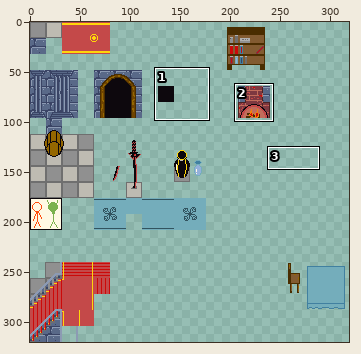
Two versions of one sprite sheet, Asset/Tiles/Mansion.png. Above: a wide view before the commit, with the close-up outlined.
Close-up. Before the commit:
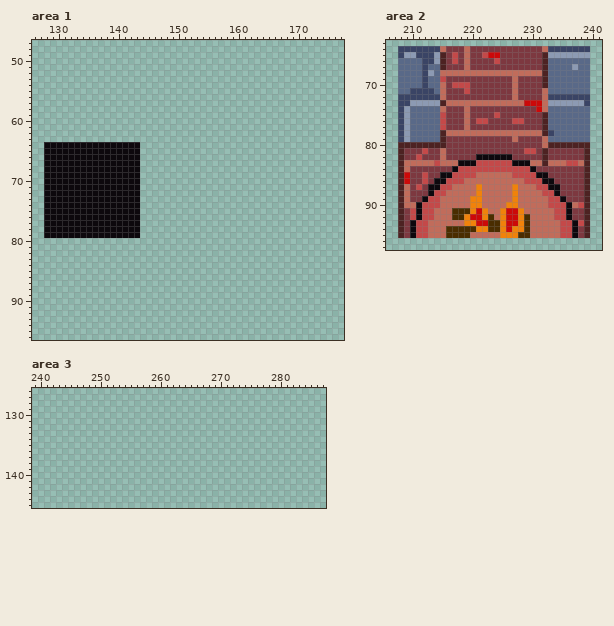
The file is 320x320 pixels. Colours within 5 levels of each other are drawn and written as one. Shown: area 1: x 126..177, y 47..96; area 2: x 206..241, y 63..97; area 3: x 239..287, y 126..145. The wide view leaves out empty margins. The commit also changed other parts of the picture, which this record leaves out.
Now the later version:
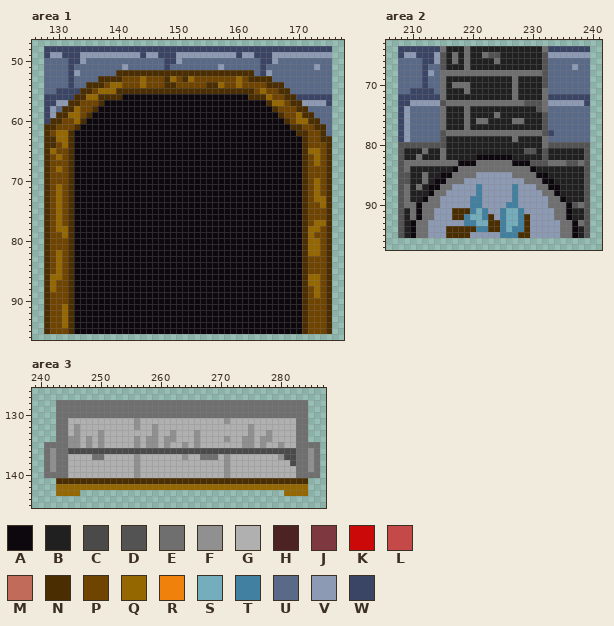
Palette (. is transparent): A #0d080d  B #202020  C #4a4a4a  D #535353  E #6f6f6f  F #909090  G #b0b0b0  H #4d2222  J #7d3840  K #cc0909  L #c44949  M #c16c5b  N #4a2d00  P #6f4400  Q #946700  R #f0820b  S #74adbb  T #4180a0  U #596988  V #8c9ab3  W #3a4465
Change:
Changed rows in their new state; - is an unchanged pixel.
Area 1:
first column x 128:
48 WWWWWWWWWWWWWWWWWWWWWWWWWWWWWWWWWWWWWWWWWWWWWWWW
49 WVVWWWVVVVVVVVVVWVVWWWVVVVVVVVVVWVVWWWVVVVVVVVVV
50 UUUUWWVUUUUUUUUUUUUUWWVUUUUUUUUUUUUUWWVUUUUUUUUU
51 UUUUWUUUUUUUUVUUUUUUWUUUUUUUUVUUUUUUWUUUUUUUUVUU
52 UUUUWVUUUUUUNNNNNNNNNNNNNNNNNNNNNNNUWVUUUUUUUUUU
53 UUUUWUUUUNNNNPPPQPPPNQPNQPPPPPPPQPNNNNUUUUUUUUUU
54 UUUUWUUNNNPQQPPPQPPPNNPPPPPNNQPPQPPPPNNNUUUUUUUU
55 UUWWWWNNPQQQNNNNNNNNNNNNNNNNNNNNNNNPQPPNNUUUUUUU
56 WWWWWNNQQNNNNAAAAAAAAAAAAAAAAAAAAANNNQPPNNWWWWWW
57 WWVVNNPPPNAAAAAAAAAAAAAAAAAAAAAAAAAAANQQPNNVVVVW
58 WVUNNQPPNAAAAAAAAAAAAAAAAAAAAAAAAAAAAANPPPNNUUUU
59 WVNNQQPNAAAAAAAAAAAAAAAAAAAAAAAAAAAAAAANPPQNNUUU
60 WNNPPQNAAAAAAAAAAAAAAAAAAAAAAAAAAAAAAAAANPQQNNUU
61 NNPPPNAAAAAAAAAAAAAAAAAAAAAAAAAAAAAAAAAAANNPPNNU
62 NPQQNAAAAAAAAAAAAAAAAAAAAAAAAAAAAAAAAAAAAANNPPNU
63 NNQQNAAAAAAAAAAAAAAAAAAAAAAAAAAAAAAAAAAAAAANPPNN
64 NNPQN-----------AAAAAAAAAAAAAAAAAAAAAAAAAAANPPPN
65 NQPPN-----------AAAAAAAAAAAAAAAAAAAAAAAAAAANQQPN
66 NPQPN-----------AAAAAAAAAAAAAAAAAAAAAAAAAAANPQPN
67 NPPPN-----------AAAAAAAAAAAAAAAAAAAAAAAAAAANPQPN
68 NPQPN-----------AAAAAAAAAAAAAAAAAAAAAAAAAAANPPPN
69 NPPPN-----------AAAAAAAAAAAAAAAAAAAAAAAAAAANPPPN
70 NPPPN-----------AAAAAAAAAAAAAAAAAAAAAAAAAAANPQPN
71 NPQPN-----------AAAAAAAAAAAAAAAAAAAAAAAAAAANPQPN
72 NPQPN-----------AAAAAAAAAAAAAAAAAAAAAAAAAAANPQPN
73 NPQPN-----------AAAAAAAAAAAAAAAAAAAAAAAAAAANPQQN
74 NPQPN-----------AAAAAAAAAAAAAAAAAAAAAAAAAAANPPQN
75 NPQPN-----------AAAAAAAAAAAAAAAAAAAAAAAAAAANPPPN
76 NPQPN-----------AAAAAAAAAAAAAAAAAAAAAAAAAAANPPPN
77 NPQPN-----------AAAAAAAAAAAAAAAAAAAAAAAAAAANPQQN
78 NPQQN-----------AAAAAAAAAAAAAAAAAAAAAAAAAAANQQPN
79 NPPQN-----------AAAAAAAAAAAAAAAAAAAAAAAAAAANQPPN
80 NPPPNAAAAAAAAAAAAAAAAAAAAAAAAAAAAAAAAAAAAAANQQPN
81 NPPPNAAAAAAAAAAAAAAAAAAAAAAAAAAAAAAAAAAAAAANQQPN
82 NPQPNAAAAAAAAAAAAAAAAAAAAAAAAAAAAAAAAAAAAAANQQPN
83 NPQPNAAAAAAAAAAAAAAAAAAAAAAAAAAAAAAAAAAAAAANPPPN
84 NPQPNAAAAAAAAAAAAAAAAAAAAAAAAAAAAAAAAAAAAAANPPPN
85 NPQPNAAAAAAAAAAAAAAAAAAAAAAAAAAAAAAAAAAAAAANPPPN
86 NQQPNAAAAAAAAAAAAAAAAAAAAAAAAAAAAAAAAAAAAAANQQPN
87 NQPPNAAAAAAAAAAAAAAAAAAAAAAAAAAAAAAAAAAAAAANQQPN
88 NQPPNAAAAAAAAAAAAAAAAAAAAAAAAAAAAAAAAAAAAAANPQPN
89 NPPPNAAAAAAAAAAAAAAAAAAAAAAAAAAAAAAAAAAAAAANPQPN
90 NPPPNAAAAAAAAAAAAAAAAAAAAAAAAAAAAAAAAAAAAAANPPPN
91 NPPQNAAAAAAAAAAAAAAAAAAAAAAAAAAAAAAAAAAAAAANPPPN
92 NPPQNAAAAAAAAAAAAAAAAAAAAAAAAAAAAAAAAAAAAAANPPPN
93 NPPQNAAAAAAAAAAAAAAAAAAAAAAAAAAAAAAAAAAAAAANPPPN
94 NPPQNAAAAAAAAAAAAAAAAAAAAAAAAAAAAAAAAAAAAAANPPPN
95 NPPPNAAAAAAAAAAAAAAAAAAAAAAAAAAAAAAAAAAAAAANPPPN
Area 2:
first column x 208:
64 -------EBBBEBBBBBBBBBBBBE-------
65 -------DBEBEBBEDDBBBBBBBD-------
66 -------DBEBEBBBBEBBBBBBBD-------
67 -------DBBBEBBBBBBBBBBBBD-------
68 -------EEEEEEEEEEEEEEEEED-------
69 -------EBBBBBBBBBBBEBBBBD-------
70 -------EBEEEBBBBBBBEBBBBD-------
71 -------EBBBEBBBBBBBEBBBBE-------
72 -------EBBBBBBBBBBBEBBBBE-------
73 -------DEEEEEEEEEEEEEDDDE-------
74 -------EBBBEBBBBBBBBBBBDE-------
75 -------EBBBEBBBBEBBBBBBBD-------
76 -------EBBBEBEEBBBBEEBBBD-------
77 -------EBBBEBBBBBBBBBBBBD-------
78 -------DEEEEEEEEEEEEEEEED-------
79 -------DBBBBBBBBBBBEBBBBE-------
80 DDDDDDDDBBBBBBBBBBBBBBBBEDDDDDDD
81 DBBBEBBEBBBBBBBBBBBBBDDBDBBBBBBD
82 DBBEBBBEBBBBB------BBBBBDBBBBBBD
83 DEEEEEEEEE---EEEEEE---DDDEEEDDED
84 DEBBBBBBB-EEEEEEEEEEEE-BBBBBBBBD
85 DDBBEBB--EEEEVVVVVVEEEE--BBBBBBD
86 DDBBEB--EEEVVVVVVVVVVEEE--BBBBBD
87 DEBEB--EEVVVVTVVVVVTVVVEE--BBBBD
88 DEBBB-EEVVVVVTVVVVVTVVVVEE-BBBBD
89 DEBB-EEVVVVVTTVVVVVTVVVVVEE-BBBD
90 DEE-EEEVVVVVTTVVVVTTVVVVVEEE-DED
91 DBE-EEVVV---TSTVVTSSTVVVVVEE-BBD
92 DBE-EEVVV--TSST-VTSST-VVVVEE-BBD
93 DB-EEVVVVVVTTSS--TSST-VVVVVEE-ED
94 DB-EEVVV-----TT--TSTT-VVVVVEE-BD
95 DB-EEVVV----VVVVVTTT--VVVVVEE-BD
Area 3:
first column x 241:
128 --EEEEEEEEEEEEEEEEEEEEEEEEEEEEEEEEEEEEEEEEEE--
129 --EEEEEEEEEEEEEEEEEEEEEEEEEEEEEEEEEEEEEEEEEE--
130 --EEEEEEEEEEEEEEEEEEEEEEEEEEEEEEEEEEEEEEEEEE--
131 --EEGGGGGGGGGGGFGGGGGGGGGGGGGGFGGGGGGGGGGGEE--
132 --EEGFGGGGGGGGGFGGFGGGGGGGGGGGGGGGFGGGGGGGEE--
133 --EEGFGGGFGGGGGGGGFGGFGGGFGGGGGGGGFGGFGGGGEE--
134 --EEFFGFGFGGGGGFGFFGFFGGGFGGGGFGGFFGFFGGGGEE--
135 EEEEFFGFGFGGGGGFGFFGFGGFGFGGGGGGGFFGFGGFGGEEEE
136 EFEECCCCCCCCCCCCCCCCCCCCCCCCCCCCCCCCCCCCCCEEFE
137 EFEEGGGGEEGGGGGFGGGGGGGFGGEEEGFGGGGGGGGFCCEEFE
138 EFEEGGGGGGGGGGGFGGGGGGGGGGGGGGFGGGGGGGGGGCEEFE
139 EFEEGGGGGGGGGGGFGGGGGGGGGGGGGGFGGGGGGGGGGGEEFE
140 EEEEGGGGGGGGGGGFGGGGGGGGGGGGGGFGGGGGGGGGGGEEEE
141 --NNNNNNNNNNNNNNNNNNNNNNNNNNNNNNNNNNNNNNNNNN--
142 --QQQQQQQQQQQQQQQQQQQQQQQQQQQQQQQQQQQQQQQQQQ--
143 --QQQQ----------------------------------QQQQ--
